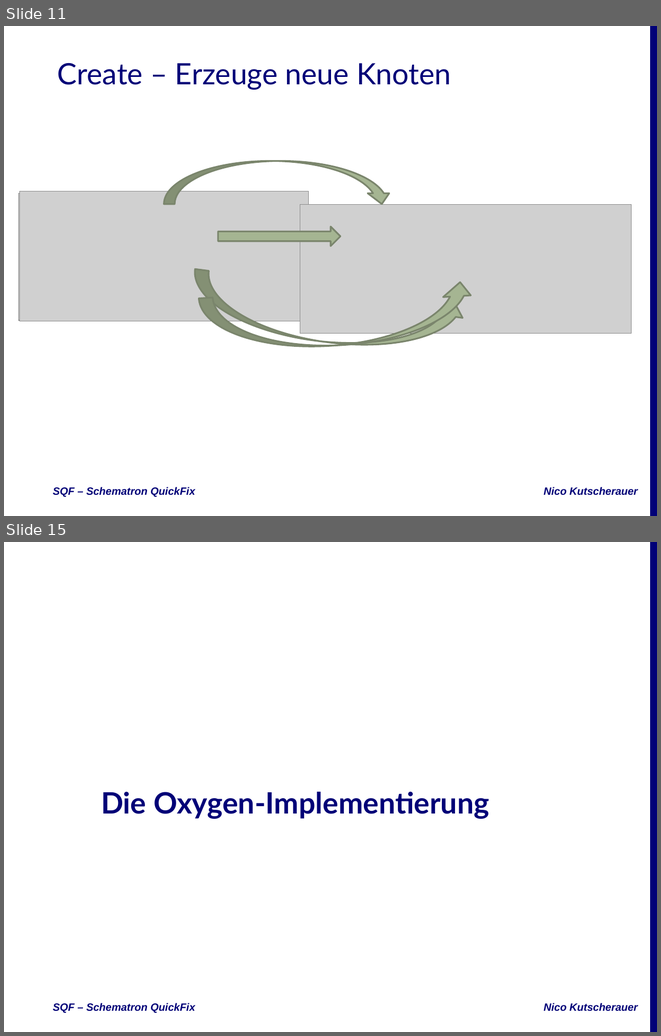
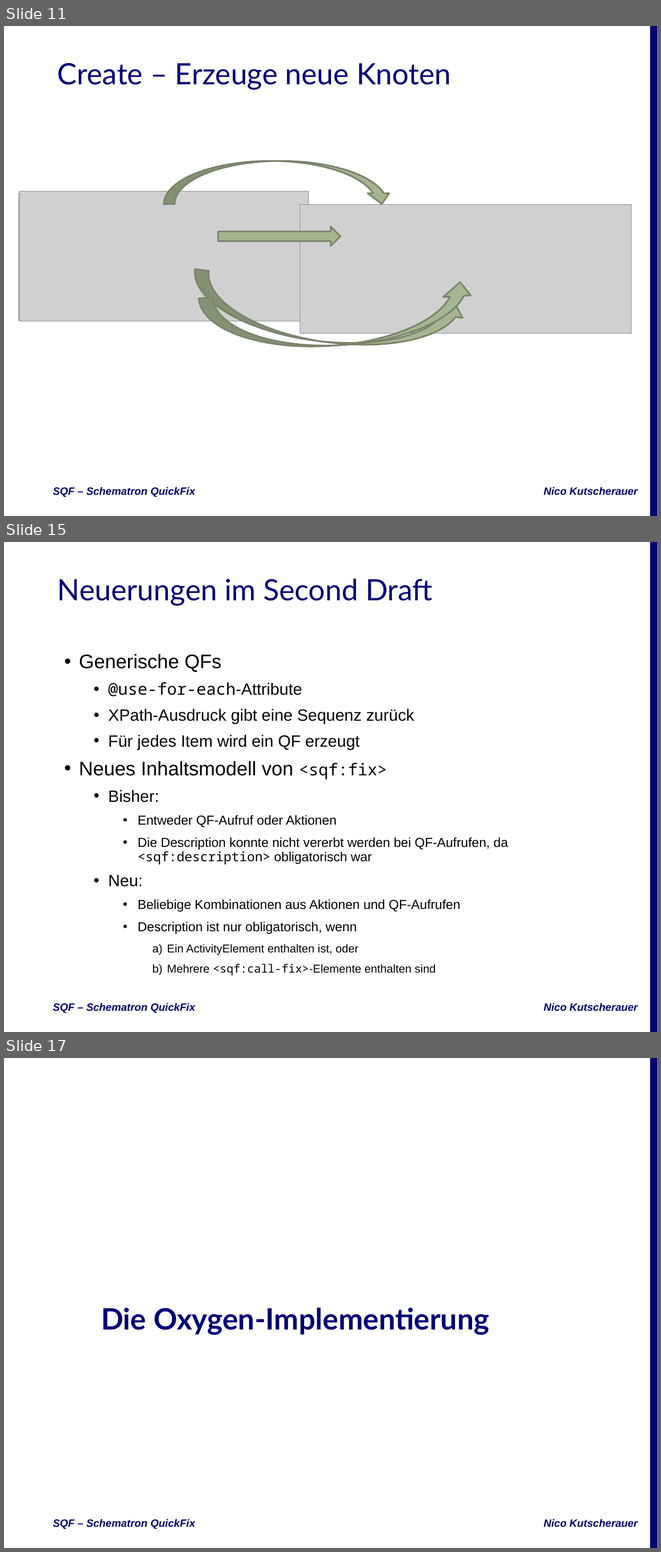
Before and after one commit to nkutsche/SchematronQuickFix-2017-11-17, a slide deck: SQF-Escali.pptx. Shown one above the other, each under a label of ours: slides 11 and 15 before the commit, slides 11, 15 and 17 after it; the slides between them are not shown. The pictures are 661x1036 and 661x1552 pixels, drawn with LibreOffice and Linux fonts; fonts in the diff are those of the drawing; grey boxes stand for pictures; background and template pictures are left out. Boxes give left, top, right and bottom in pixels: in the first picture for what was removed or moved away, otherwise in the second. Text is boxed around its words. In the diff, an @@ line names an element or a change of style, - is before the commit and + after.

Commit message:
Slides update, added section "Second Draft"

```diff
--- a/SQF-Escali.pptx
+++ b/SQF-Escali.pptx
@@ slide 15 added at (4, 542, 657, 1032), background #FFFFFF; not listed: 3 template elements that a slide beside it also shows @@
@@ title added at (58, 579, 432, 606), 36 pt, text #000077 @@
+Neuerungen im Second Draft
@@ subtitle added at (79, 654, 508, 976), 16 pt, text #000000 @@
+• Generische QFs
+  • @use-for-each-Attribute
+  • XPath-Ausdruck gibt eine Sequenz zurück
+  • Für jedes Item wird ein QF erzeugt
+• Neues Inhaltsmodell von <sqf:fix>
+  • Bisher:
+    • Entweder QF-Aufruf oder Aktionen
+    • Die Description konnte nicht vererbt werden bei QF-Aufrufen, da <sqf:description> obligatorisch war
+  • Neu:
+    • Beliebige Kombinationen aus Aktionen und QF-Aufrufen
+    • Description ist nur obligatorisch, wenn
+      a) Ein ActivityElement enthalten ist, oder
+      b) Mehrere <sqf:call-fix>-Elemente enthalten sind
@@ what was slide 15 is now slide 17 @@
```
Also in this commit, not shown: 6 slides changed, 1 other slide added.
